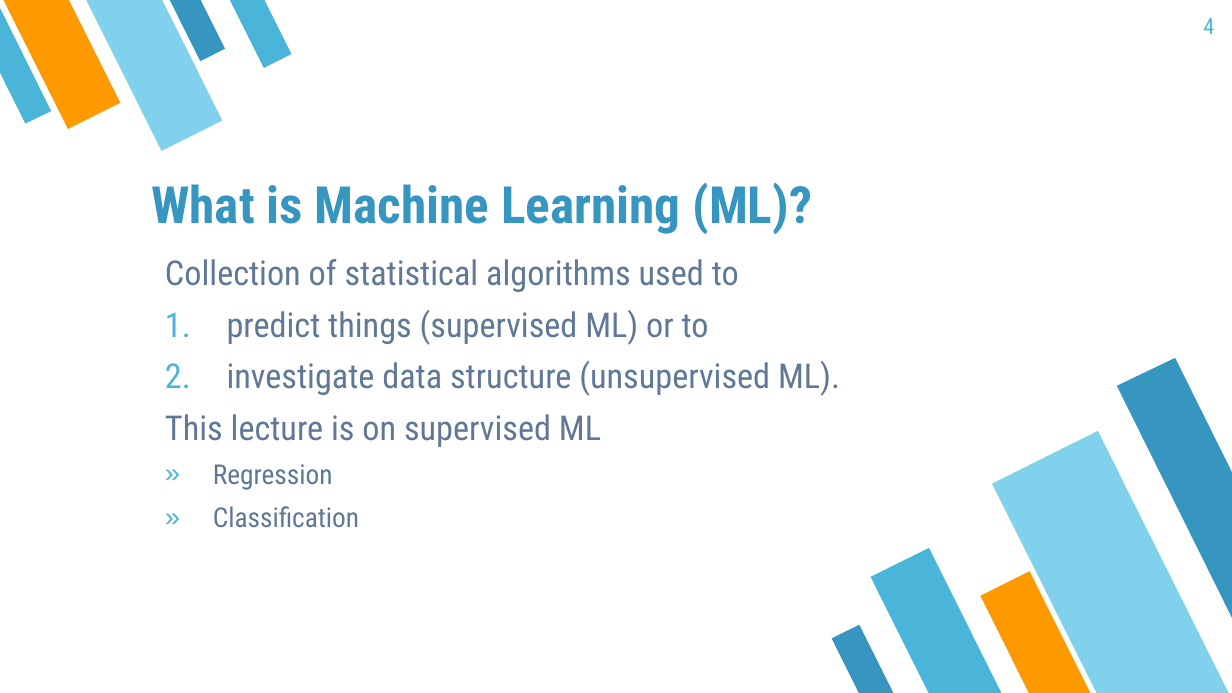
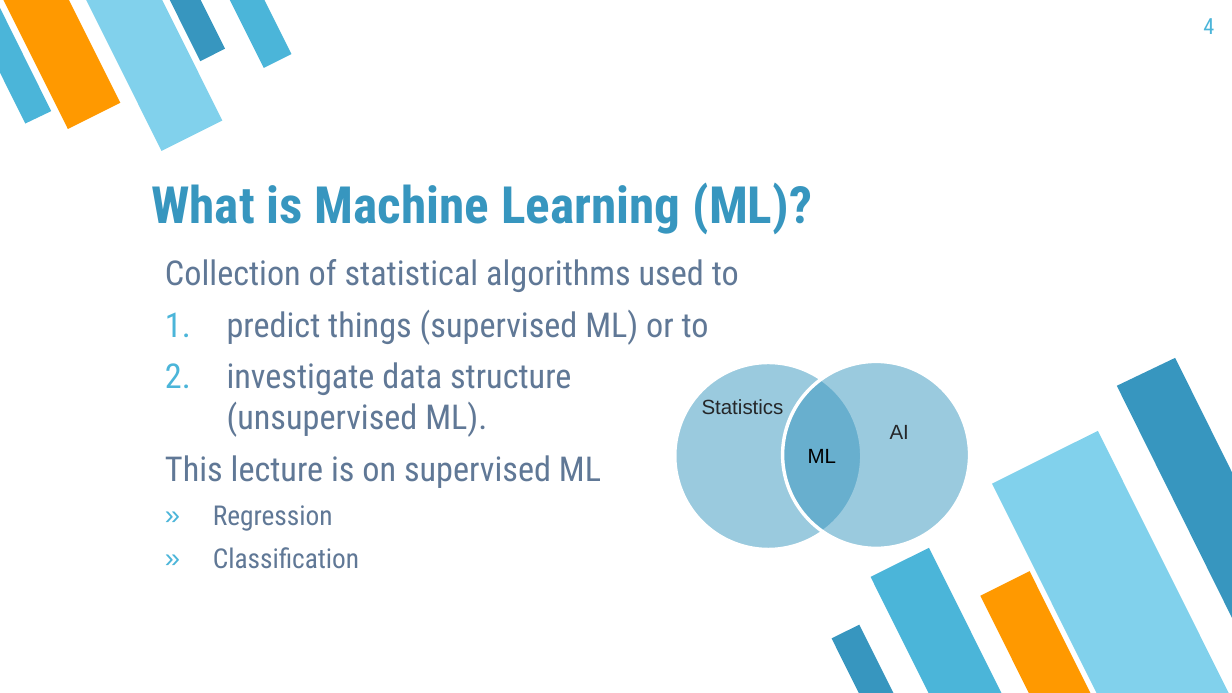
Before and after one commit to mayer79/ml_lecture, a slide deck: slide 4 of slides/ML_Lecture.pptx. Drawn at 1232x693 pixels with LibreOffice and Linux fonts; fonts in the diff are those of the drawing. Boxes give left, top, right and bottom in pixels: in the first picture for what was removed or moved away, otherwise in the second. Text is boxed around its words. In the diff, an @@ line names an element or a change of style, - is before the commit and + after.

Commit message:
add venn diagram to slides

```diff
--- a/slides/ML_Lecture.pptx
+++ b/slides/ML_Lecture.pptx
@@ text "Collection of statistical algorithms used ..." rewrapped from bbox=[165, 259, 840, 527] to bbox=[165, 259, 739, 568] @@
@@ text added at bbox=[808, 449, 836, 463], 12 pt, text #000000 @@
+ML
@@ group added at bbox=[675, 361, 970, 549]: 2 ellipses, 2 texts @@
+Statistics
+AI
```
